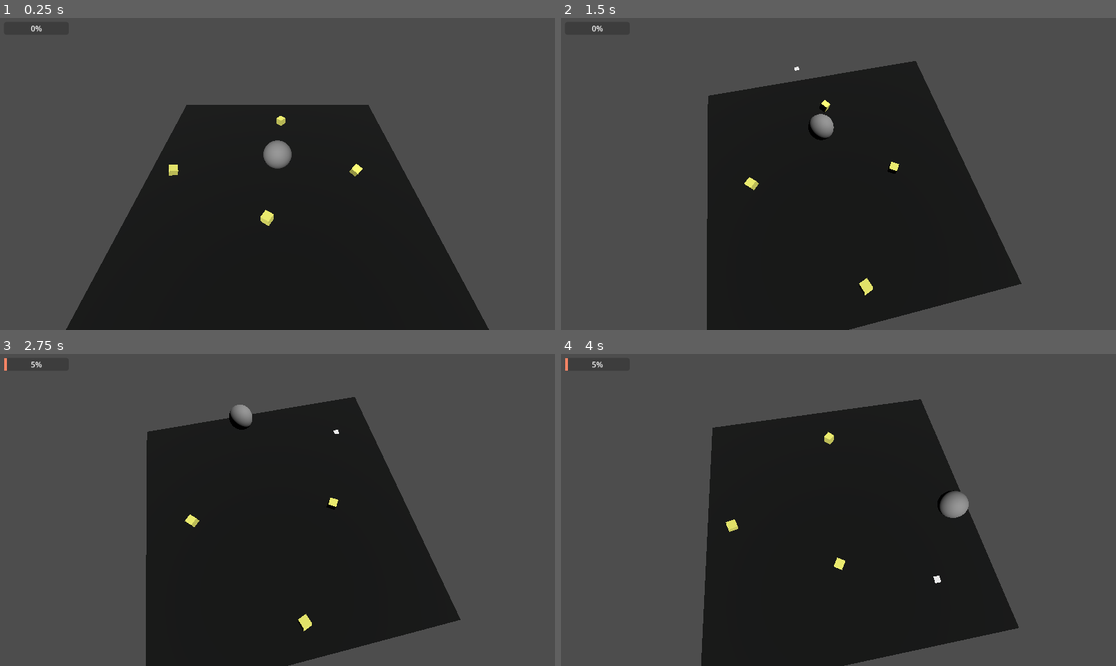
Above: before the commit, frames 1-4 (two rows, left to right).
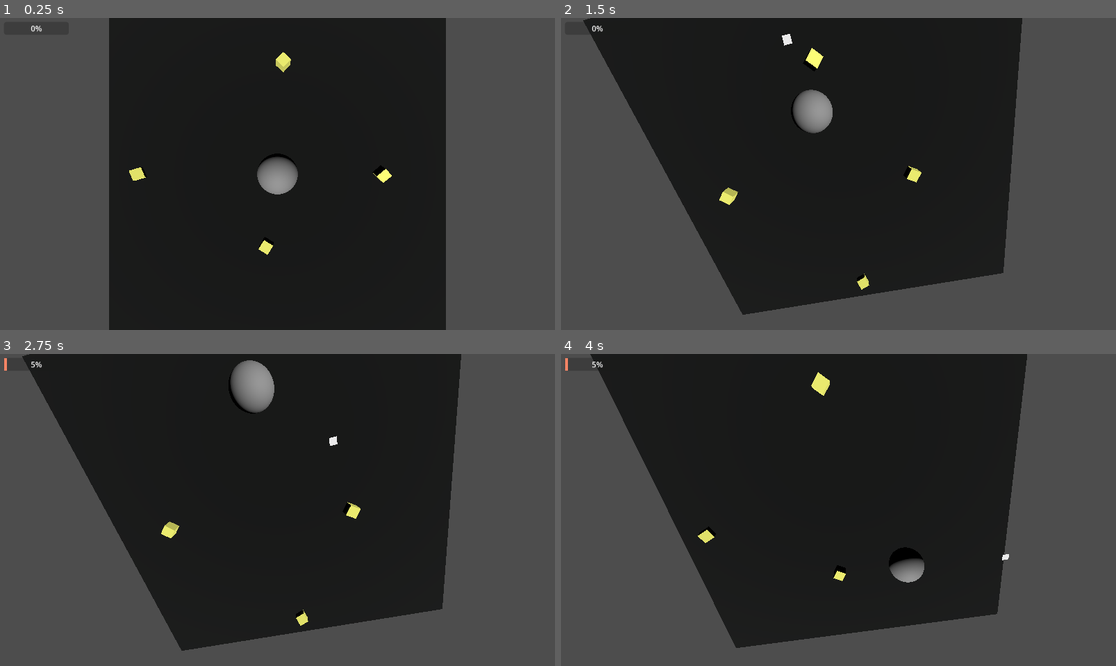
Above: after the commit, the same moments.

Repository: motionnblur/3d-prototype-godot
Game: Godot game, scene res://scenes/node_3d.tscn
Two runs of this game, one before a commit and one after it. Both use one fixed random seed, a clock stepped at 60 frames per second and the inputs below. The project has no main scene, so this scene is started directly.
Inputs (mouse positions are in pixels of both pictures, inside the frame that each line leads up to):
- Up to frame 1 (0.25 s): no input
- Up to frame 2 (1.5 s): move the mouse to (960, 158) at 0.52 s; press the mouse at (960, 158) at 0.53 s; move the mouse to (727, 189) at 1.27 s; release the mouse at (727, 189) at 1.28 s; right-click (727, 189) at 1.35 s
- Up to frame 3 (2.75 s): move the mouse to (333, 441) at 2.02 s; press the mouse at (333, 441) at 2.03 s
- Up to frame 4 (4 s): move the mouse to (810, 572) at 2.77 s; release the mouse at (810, 572) at 2.78 s; right-click (810, 572) at 2.85 s; move the mouse to (1005, 556) at 3.52 s; press the mouse at (1005, 556) at 3.53 s

The runs differ from the first frame. In frame 1, 27% of the frame differs, in the area x 11-89%, y 0-100%; in frame 2, 30%; in frame 3, 29%; in frame 4, 30%, in the area x 5-84%, y 0-100%.

Commit message:
Fix

Diff:
--- a/scenes/node_3d.tscn
+++ b/scenes/node_3d.tscn
@@ -1,6 +1,5 @@
-[gd_scene load_steps=11 format=3 uid="uid://bg4qm1eumyu0f"]
+[gd_scene load_steps=10 format=3 uid="uid://bg4qm1eumyu0f"]
 
-[ext_resource type="Script" path="res://scripts/camera_3d.gd" id="1_f61e8"]
 [ext_resource type="PackedScene" uid="uid://swt4q57m2mye" path="res://scenes/player.tscn" id="1_oah0k"]
 [ext_resource type="PackedScene" uid="uid://jhxxbkwv63qe" path="res://scenes/terrain.tscn" id="2_5305b"]
 [ext_resource type="PackedScene" uid="uid://d11jf4p1rle2a" path="res://scenes/coin.tscn" id="2_nhbi2"]
@@ -56,8 +55,7 @@
 
 [node name="Camera3D" type="Camera3D" parent="CamPivot"]
 unique_name_in_owner = true
-transform = Transform3D(1, 0, 0, 0, 0.597821, 0.80163, 0, -0.80163, 0.597821, 0, 6.04066, 5.15514)
-script = ExtResource("1_f61e8")
+transform = Transform3D(1, 0, 0, 0, -4.37114e-08, 1, 0, -1, -4.37114e-08, 0, 6.041, 0)
 
 [node name="Cursor" type="MeshInstance3D" parent="."]
 unique_name_in_owner = true
--- a/scripts/camera_3d.gd
+++ b/scripts/camera_3d.gd
@@ -1,5 +1,5 @@
 extends Camera3D
 
 
-func _process(delta: float) -> void:
-	look_at(get_parent_node_3d().position)
+#func _process(delta: float) -> void:
+	#look_at(get_parent_node_3d().position)
--- a/scripts/sphere.gd
+++ b/scripts/sphere.gd
@@ -7,8 +7,10 @@
 var leftPressed: bool = false
 var currentPosIndis = 0;
 var lock1: bool = false;
+var mouse_pos: Vector2
 
 func _input(event: InputEvent) -> void:
+	mouse_pos = event.position
 	if event.is_action_pressed("Left_Click"):
 		leftPressed = true
 
@@ -16,7 +18,6 @@
 	if !collided:
 		return
 
-	var mouse_pos = get_viewport().get_mouse_position()
 	var ray_length = 100
 	var from = %Camera3D.project_ray_origin(mouse_pos)
 	var to = from + %Camera3D.project_ray_normal(mouse_pos) * ray_length
@@ -28,7 +29,7 @@
 	var raycast_result = space.intersect_ray(ray_query)
 
 	if leftPressed:
-		if raycast_result.size() > 0 and raycast_result.collider.name != "sphere":
+		if raycast_result and raycast_result.collider.name != "sphere":
 			leftPressed = false
 
 			var pos = raycast_result.position
@@ -36,8 +37,7 @@
 
 			gotoPos.append(pos)
 			%Cursor.show()
-			var cPos = %Cursor.position
-			%Cursor.position = Vector3(pos.x, pos.y, pos.z)
+			%Cursor.position = Vector3(pos.x, 0.01, pos.z)
 
 	if currentPosIndis < gotoPos.size() && currentPosIndis != gotoPos.size():
 		if gotoPos[currentPosIndis] != Vector3.ZERO && gotoPos[currentPosIndis] != transform.origin:
--- /dev/null
+++ b/shaders/node_3d.gdshader
@@ -0,0 +1,17 @@
+shader_type spatial;
+
+void vertex() {
+	float animation_offset = (cos(TIME * 4.5) + 1.1) * 0.2;
+
+    // Apply position offset
+    VERTEX = VERTEX + vec3(0.0, 0.0, animation_offset);
+}
+
+void fragment() {
+	// Called for every pixel the material is visible on.
+}
+
+//void light() {
+	// Called for every pixel for every light affecting the material.
+	// Uncomment to replace the default light processing function with this one.
+//}
